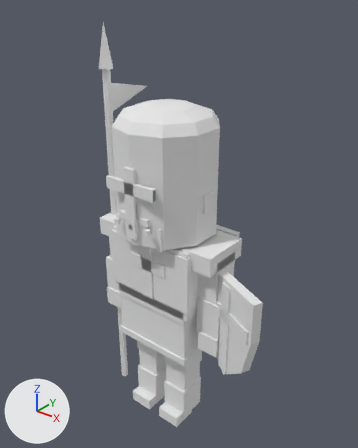
The Blender file art_source/blender/units/blend/teutons/spearman_a3.blend as it was, and as the next commit left it.
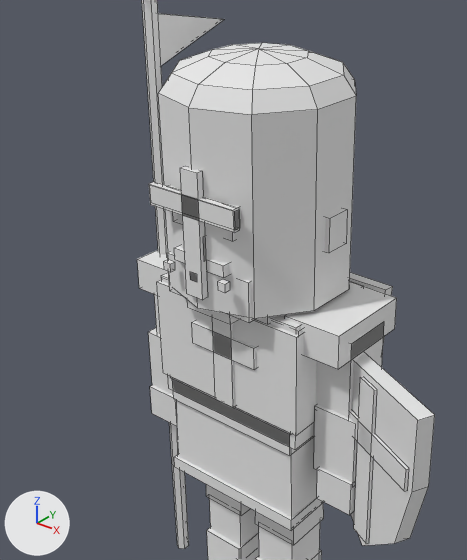
There are two pictures of each version: one whole from a 50 mm camera at (1.54, -1.83, 2.41) aimed at (0.06, 0.03, 1.26), one close up on the part from 7% to 78% of the width and 17% to 85% of the height. Arrows for +X, +Y and +Z are at lower left; the lights stay in place. The older version's two pictures come first. The close-ups show mesh edges as thin lines.

Objects in the first close-up: 'Body'.
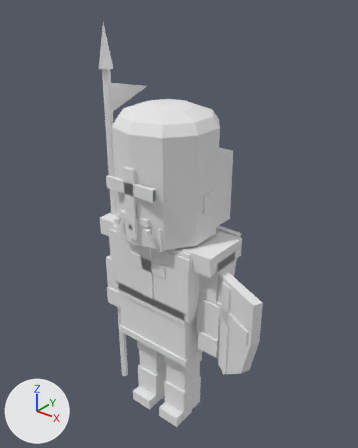
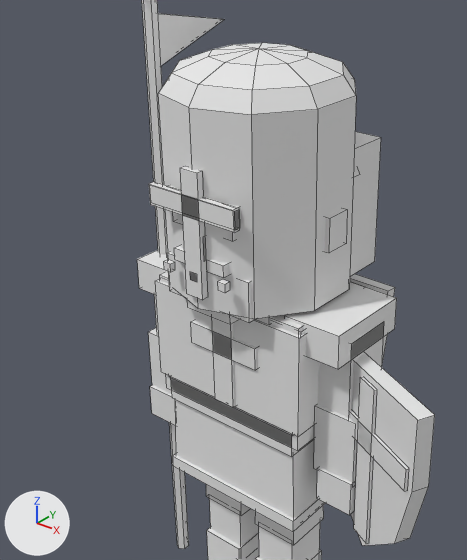
The newer file is also rescaled (x1.03) as a whole; pictures and numbers use the older file's frame.

Location of each change, (x1, y1, x2, y2) in pixels of the close-ups (467 x 560 px; the box of a moved part takes in the faces that stretch with it):
part 1 of me_body, moved or reshaped (mostly hidden afterwards): before (157, 279, 316, 436); after (300, 329, 305, 335)
part 2 of me_body, added: after (160, 272, 366, 451)
part 3 of me_body, added: after (155, 279, 319, 437)
part 4 of me_body, added: after (350, 131, 381, 276)
part 5 of me_body, rebuilt: before (350, 272, 393, 343); after (350, 274, 395, 364)
part 6 of me_body, moved or reshaped: before (149, 13, 363, 530); after (149, 13, 325, 532)

The change, as a diff of the scene's bpy script:
```diff
--- a/art_source/blender/units/blend/teutons/spearman_a3.blend.py
+++ b/art_source/blender/units/blend/teutons/spearman_a3.blend.py
@@ me_body @@
 # used by ob_body; location = (0.0, 0.0, 0.0)
-me_body.from_pydata(...)  # 524 vertices, 427 faces; spans x -0.41..0.68, y -0.28..0.27, z 0.0..2.25
+me_body.from_pydata(...)  # 563 vertices, 464 faces; spans x -0.41..0.68, y -0.28..0.3, z 0.0..2.25
+# me_body part 1: the loose piece of 8 vertices spanning x -0.26..0.26, y -0.17..0.16, z 0.88..1.2 is scaled about its middle by (0.991, 0.939, 0.688), then moved by (0.0, 0.0, 0.06)
+# me_body part 2: a new loose piece, a box spanning x -0.26..0.26, y -0.16..0.16, z 0.82..1.22, in mat_pe_unitpalette (its picture is missing)
+# me_body part 3: a new loose piece, a box spanning x -0.27..0.27, y -0.17..0.16, z 0.88..1.2, in mat_pe_unitpalette (its picture is missing)
+# me_body part 4: a new loose piece, a box spanning x -0.25..0.25, y -0.03..0.23, z 1.27..1.65, in mat_pe_unitpalette (its picture is missing)
+# me_body part 5: the loose piece of 8 vertices spanning x -0.3..0.3, y 0.13..0.25, z 0.42..1.2 is rebuilt with 8 vertices and now spans x -0.31..0.31, y 0.13..0.25, z 0.42..1.2
+# me_body part 6
+# 31 vertices are removed from x -0.34..0.25, y -0.28..0.16, z 0.52..1.96
+# 44 faces are deleted
+# 4 vertices in x -0.24..0.24, y -0.16..0.16, z 0.9 move by (0.0, 0.0, -0.11)
+# 6 vertices move within x -0.35..0.25, y -0.16..0.16, z 0.52..1.96
+# 15 vertices are added at x -0.36..0.25, y -0.28..0.16, z 0.52..1.96
+# 32 new faces join them
+# other edits to the shape of me_body do not show in these pictures
 me_body.materials.append(mat_pe_unitpalette)
```
